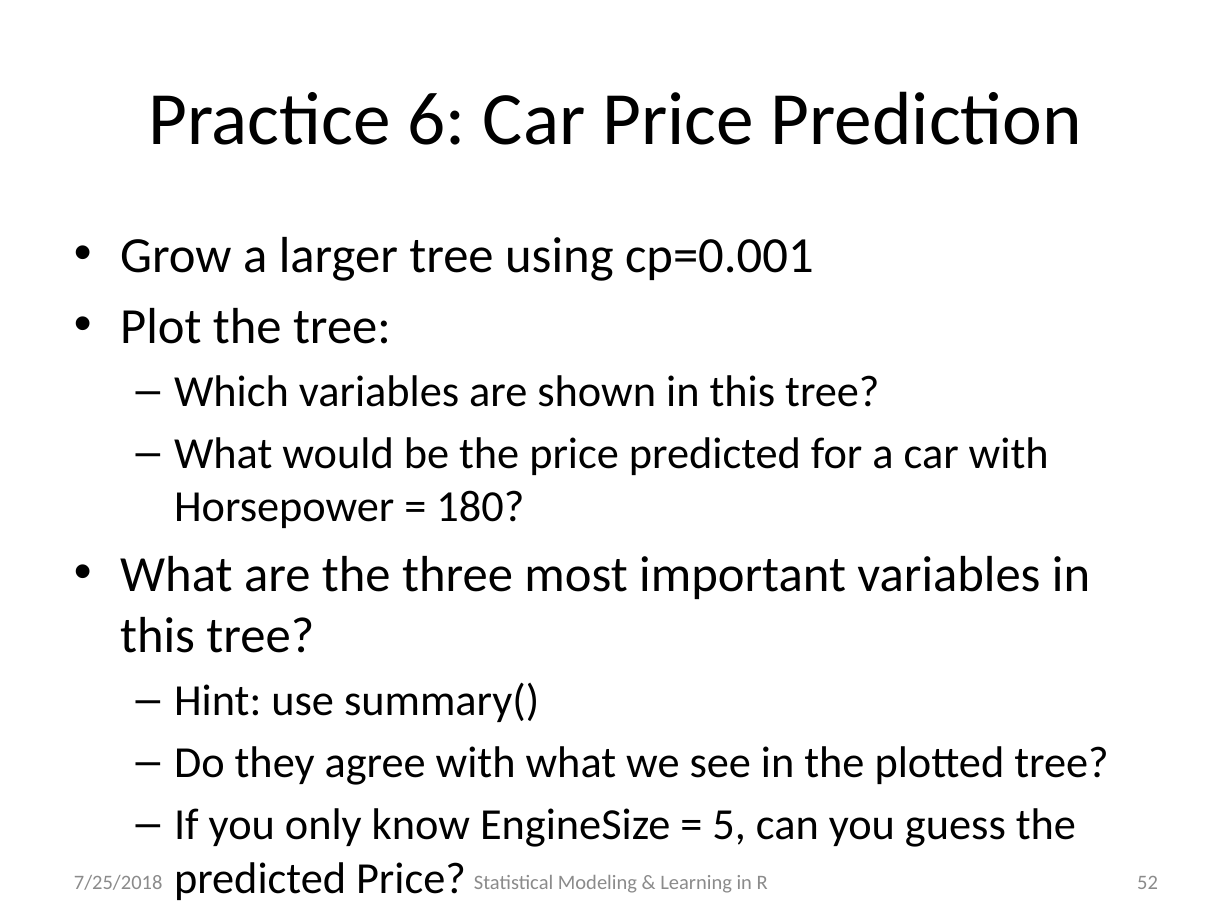
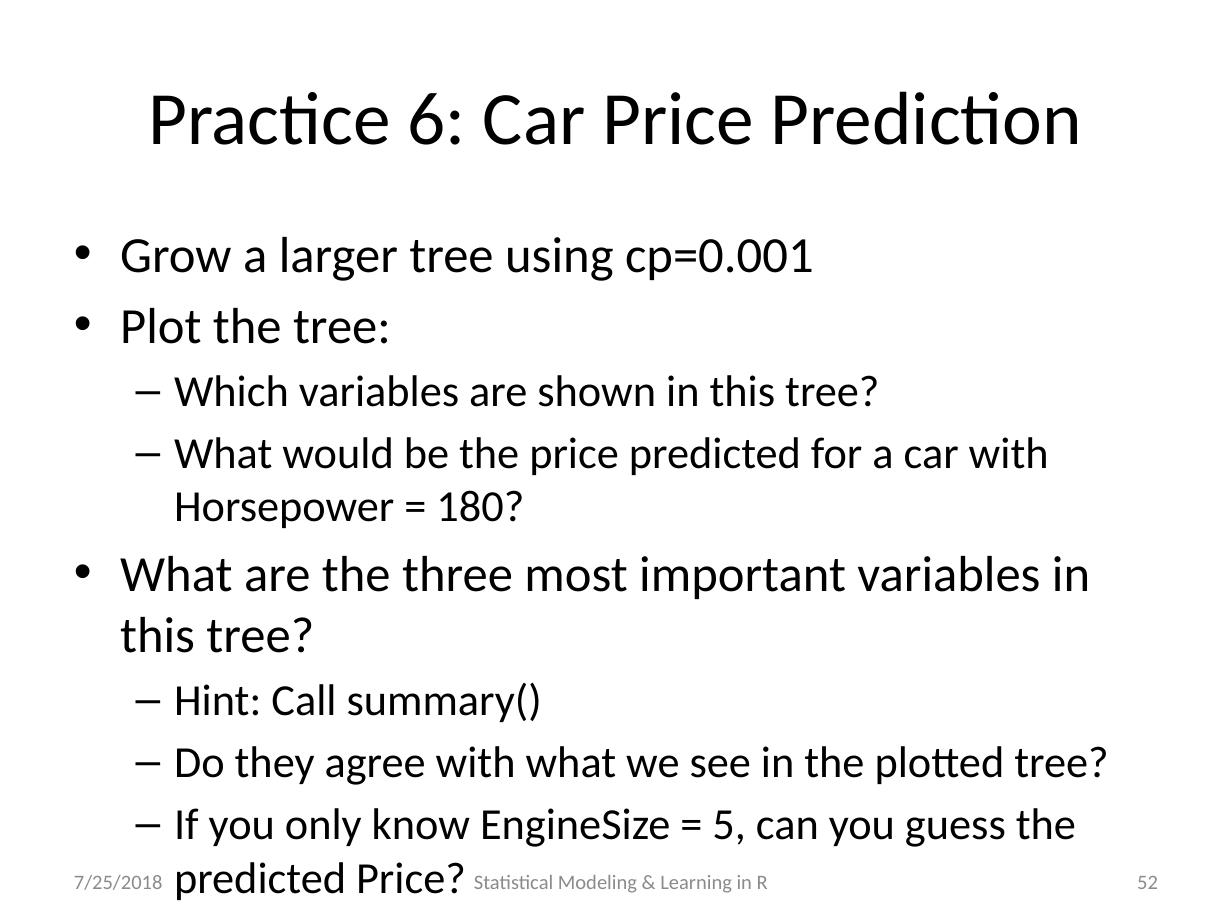
Before and after one commit to katherinesimeon/Statistical-Modeling-and-Learning-in-R, a slide deck: slide 52 of main.pptx. Drawn at 1232x924 pixels with LibreOffice and Linux fonts; fonts in the diff are those of the drawing. Boxes give left, top, right and bottom in pixels: in the first picture for what was removed or moved away, otherwise in the second. Text is boxed around its words. In the diff, an @@ line names an element or a change of style, - is before the commit and + after.

```diff
--- a/main.pptx
+++ b/main.pptx
@@ text at [174, 682, 542, 722]: text changed @@
-  – Hint: use summary()
+  – Hint: Call summary()
```
Also in this commit, not shown: 5 other slides changed, 1 other file.
